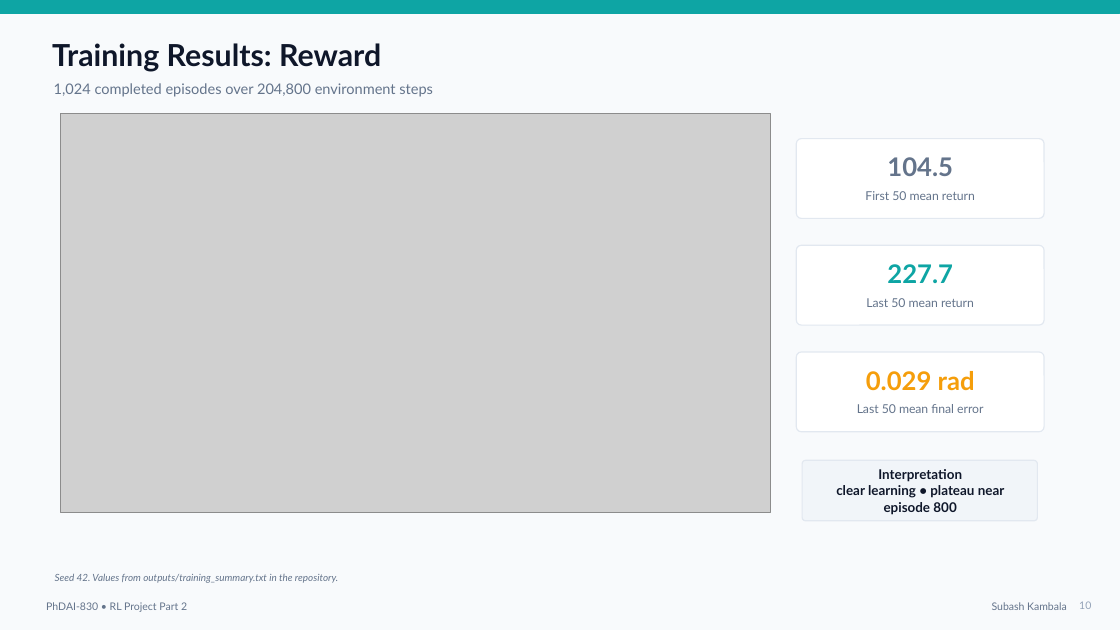
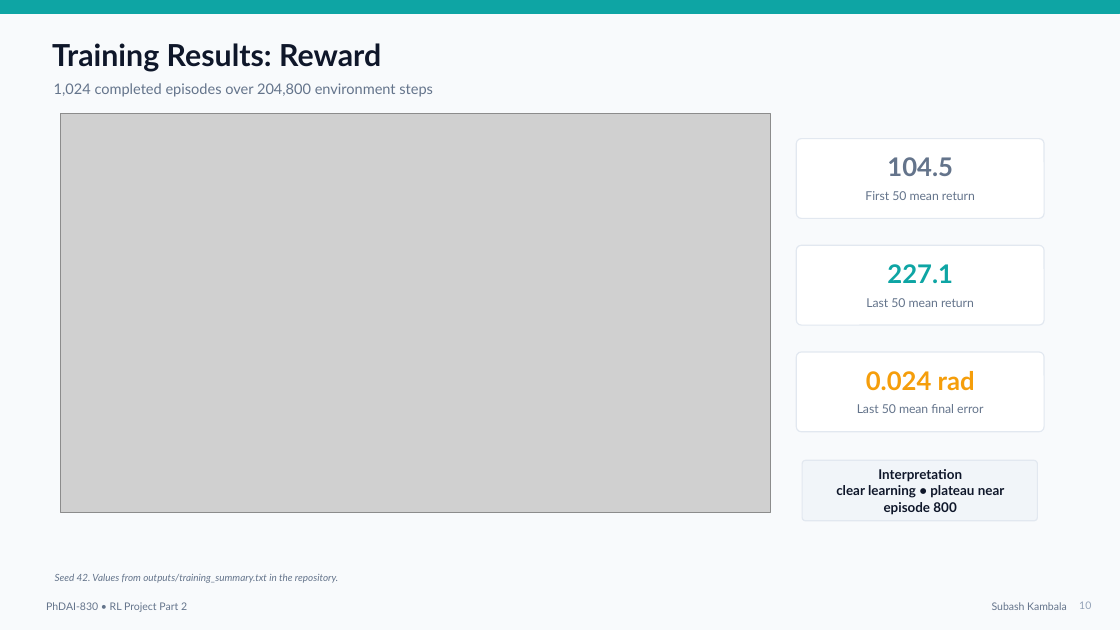
Before and after one commit to Subashswanz/PPO-Robotics-Continuous-Control, a slide deck: slide 10 of presentation/PhDAI_830_PPO_Robotics_Project_Part2_Subash_Kambala.pptx. Drawn at 1120x630 pixels with LibreOffice and Linux fonts; fonts in the diff are those of the drawing; grey boxes stand for pictures. Boxes give left, top, right and bottom in pixels: in the first picture for what was removed or moved away, otherwise in the second. Text is boxed around its words. In the diff, an @@ line names an element or a change of style, - is before the commit and + after.

```diff
--- a/presentation/PhDAI_830_PPO_Robotics_Project_Part2_Subash_Kambala.pptx
+++ b/presentation/PhDAI_830_PPO_Robotics_Project_Part2_Subash_Kambala.pptx
@@ text at (887,264,953,283): text changed @@
-227.7
+227.1
@@ text at (866,371,975,391): text changed @@
-0.029 rad
+0.024 rad
```
Also in this commit, not shown: 4 other slides changed, 1 other file.
